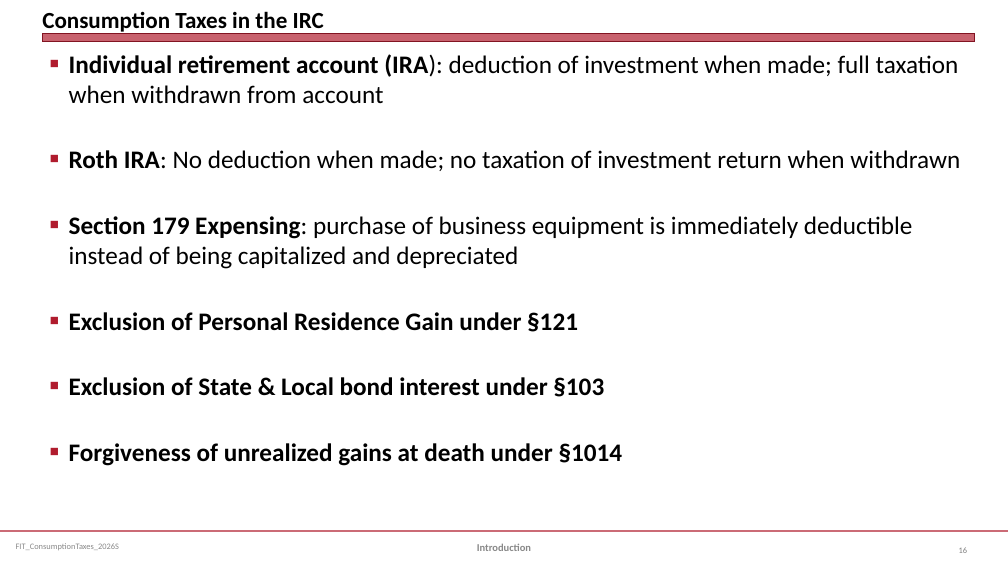
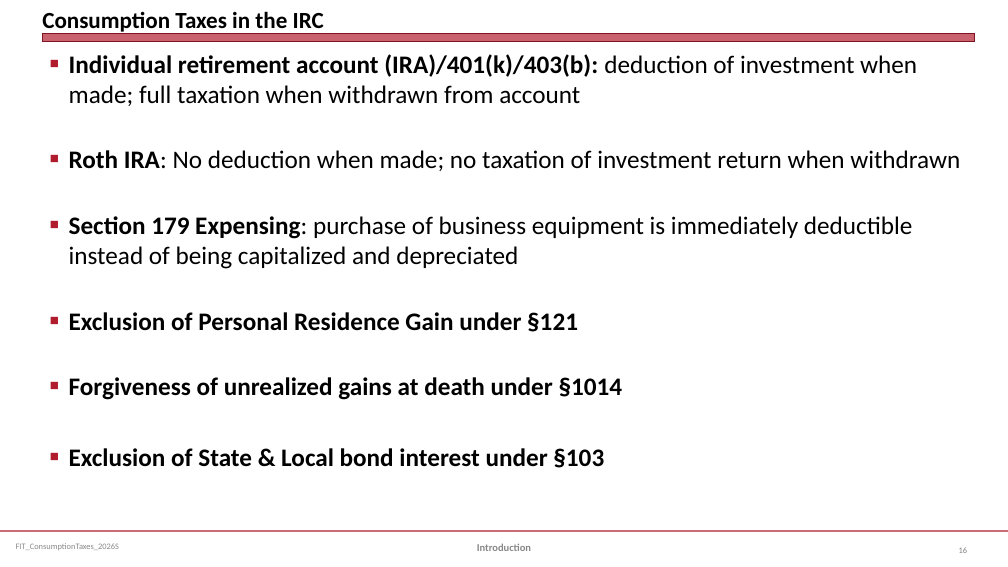
Before and after one commit to jmc877/Fed-Income-Tax, a slide deck: slide 16 of slides/FIT_ConsumptionTaxes_2026S.pptx. Drawn at 1008x567 pixels with LibreOffice and Linux fonts; fonts in the diff are those of the drawing. Boxes give left, top, right and bottom in pixels: in the first picture for what was removed or moved away, otherwise in the second. Text is boxed around its words. In the diff, an @@ line names an element or a change of style, - is before the commit and + after.

```diff
--- a/slides/FIT_ConsumptionTaxes_2026S.pptx
+++ b/slides/FIT_ConsumptionTaxes_2026S.pptx
@@ text at [69, 54, 917, 106]: text changed @@
-■ Individual retirement account (IRA): deduction of investment when made; full taxation when withdrawn from account
+■ Individual retirement account (IRA)/401(k)/403(b): deduction of investment when made; full taxation when withdrawn from account
@@ text at [69, 377, 623, 400]: paragraph added @@
+■ Forgiveness of unrealized gains at death under §1014
@@ text at [69, 443, 623, 466]: paragraph removed @@
-■ Forgiveness of unrealized gains at death under §1014
```
Also in this commit, not shown: 4 other slides changed, 4 slides added, 24 other files.
